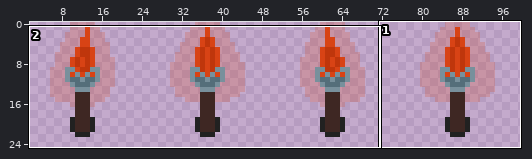
Two versions of one pixel-art file, Source/Image/Torch.aseprite. The first picture is a wide view before the edit; the outline marks the close-up.
Close-up. The starting point:
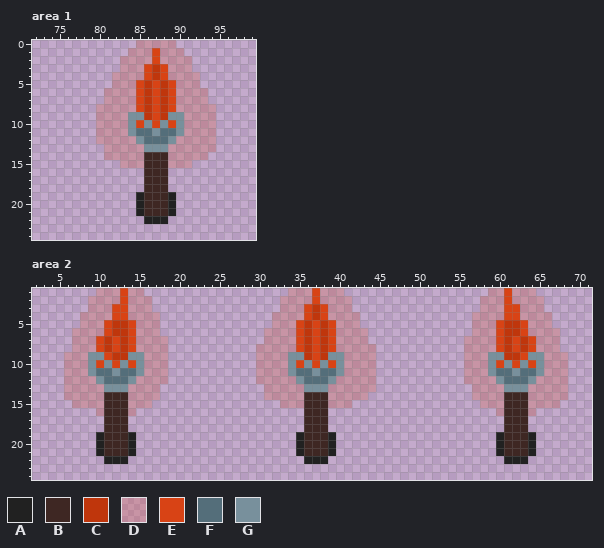
100x25 pixels, 1 frame. Pixels under 10% opacity are left out. Colours within 5 levels of each other are drawn and written as one. Shown: area 1: x 72..99, y 0..24; area 2: x 2..71, y 1..24. The wide view leaves out empty margins.
Palette (. is transparent): A #212121  B #3e2723  C #bf360c  D #d8431536  E #d84315  F #546e7a  G #78909c
After:
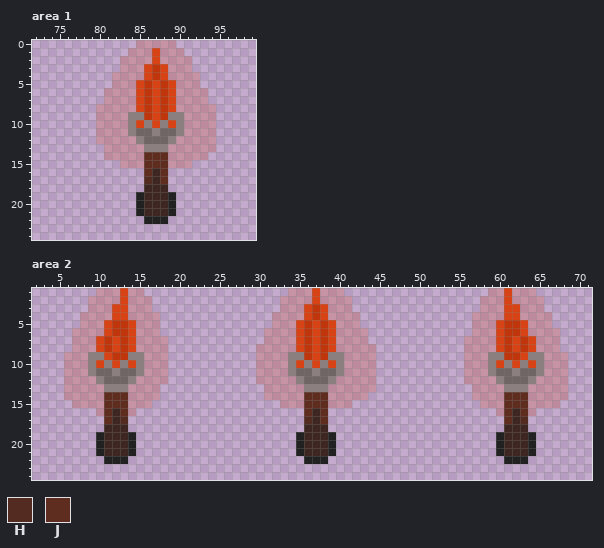
Colours new in this view: H #532b21  J #5f2d20
From old to new:
layer "Layer 5" added
@@ palette @@
-F #546e7a
+F #706565
-G #78909c
+G #8c807f
--- area 1, layer "Layer 5"
@@ x 84..90 @@
 13 DDGGGDD
-14 DDBBBDD
-15 DDBBBDD
-16 ..BBB..
-17 ..BBB..
+14 DDJJJDD
+15 DDJJJDD
+16 ..JBJ..
+17 ..HBJ..
 18 ..BBB..
--- area 2, layer "Layer 5"
@@ x 2..71 @@
 13 ....DDDDDGGGDDDD.............DDDDDGGGDDDDDD............DDDDGGGDDDDD...
-14 ....DDDDDBBBDDDD.............DDDDDBBBDDDDD.............DDDDBBBDDDDD...
-15 .....DDDDBBBDDD................DDDBBBDDD................DDDBBBDDDD....
-16 ........DBBBD.....................BBB.....................DBBBD.......
-17 .........BBB......................BBB......................BBB........
+14 ....DDDDDJJJDDDD.............DDDDDJJJDDDDD.............DDDDJJJDDDDD...
+15 .....DDDDJJJDDD................DDDJJJDDD................DDDJJJDDDD....
+16 ........DJBJD.....................JBJ.....................DJBJD.......
+17 .........JBH......................HBJ......................JBH........
 18 .........BBB......................BBB......................BBB........
